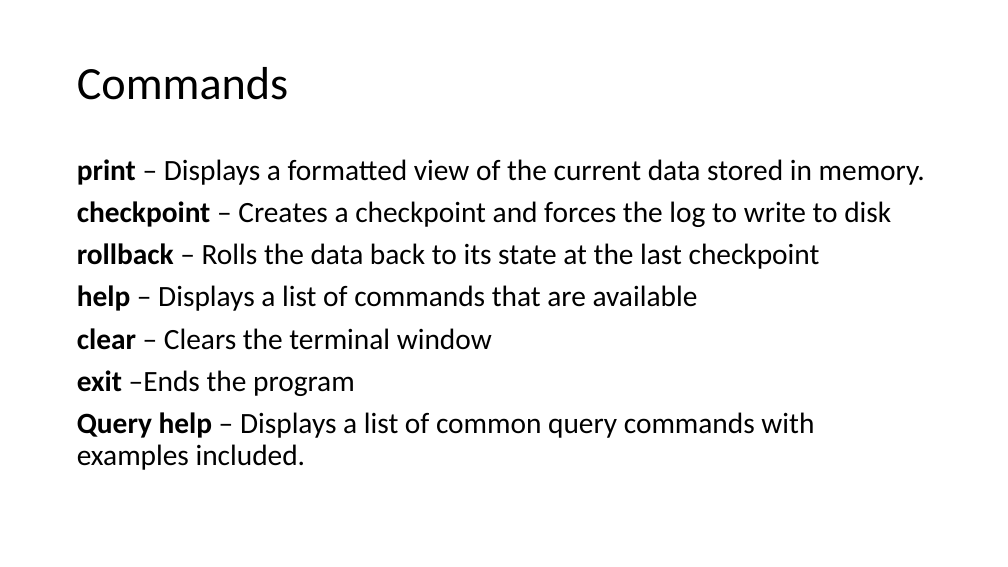
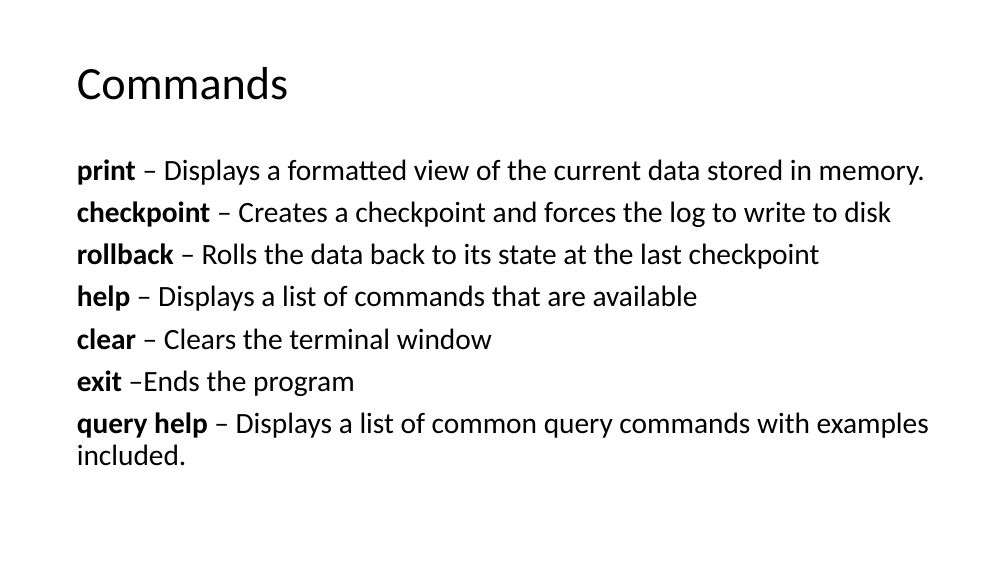
Before and after one commit to shohs/CS609Project, a slide deck: slide 5 of MordorDB.pptx. Drawn at 1008x567 pixels with LibreOffice and Linux fonts; fonts in the diff are those of the drawing. Boxes give left, top, right and bottom in pixels: in the first picture for what was removed or moved away, otherwise in the second. Text is boxed around its words. In the diff, an @@ line names an element or a change of style, - is before the commit and + after.

```diff
--- a/MordorDB.pptx
+++ b/MordorDB.pptx
@@ text at [77, 412, 929, 466]: text changed @@
-Query help – Displays a list of common query commands with examples included.
+query help – Displays a list of common query commands with examples included.
```
Also in this commit, not shown: 3 other slides changed, 1 slide added, 1 other file.
